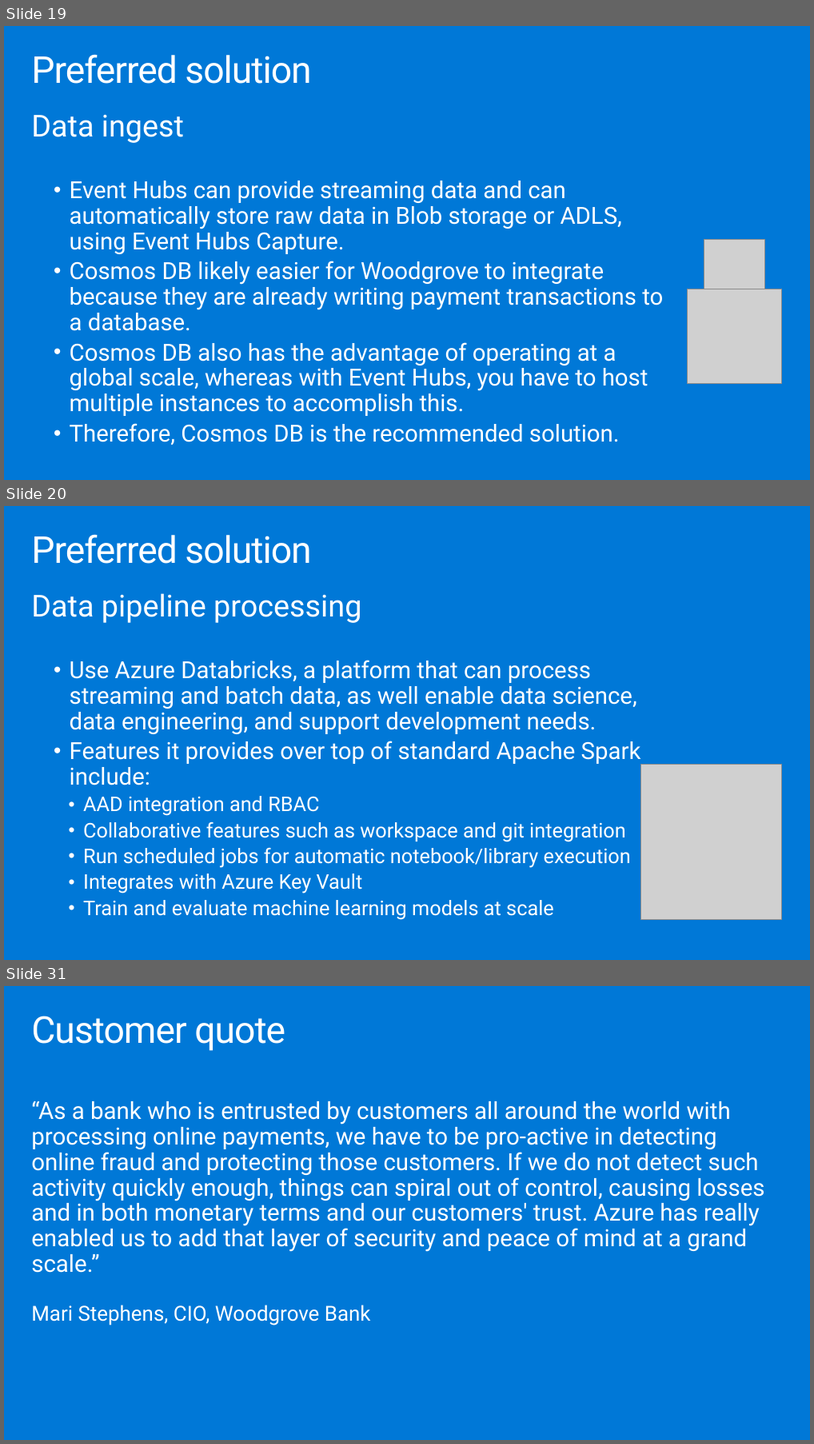
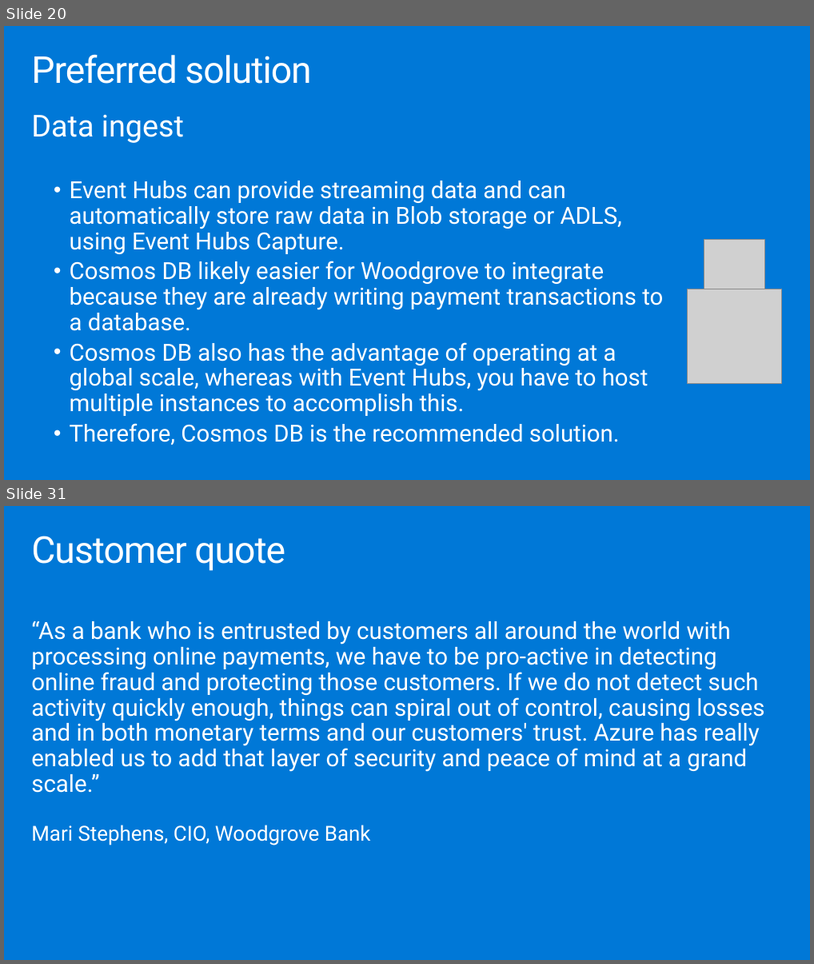
Before and after one commit to testjiho/innovative-fraud-detection, a slide deck: Whiteboard design session/WDS trainer presentation - Cosmos DB Real Time Advanced Analytics.pptx. Shown one above the other, each under a label of ours: slides 19, 20 and 31 before the commit, slides 20 and 31 after it; the slides between them are not shown. The pictures are 814x1444 and 814x964 pixels, drawn with LibreOffice and Linux fonts; fonts in the diff are those of the drawing; grey boxes stand for pictures. Boxes give left, top, right and bottom in pixels: in the first picture for what was removed or moved away, otherwise in the second. Text is boxed around its words. In the diff, an @@ line names an element or a change of style, - is before the commit and + after.

```diff
--- a/Whiteboard design session/WDS trainer presentation - Cosmos DB Real Time Advanced Analytics.pptx
+++ b/Whiteboard design session/WDS trainer presentation - Cosmos DB Real Time Advanced Analytics.pptx
@@ slide 20 removed at [4, 506, 810, 960], background #0078D7 @@
@@ title removed at [31, 534, 311, 564] @@
-Preferred solution
@@ text removed at [31, 593, 642, 920] @@
-Data pipeline processing
-  • Use Azure Databricks, a platform that can process streaming and batch data, as well enable data science, data engineering, and support development needs.
-  • Features it provides over top of standard Apache Spark include:
-    • AAD integration and RBAC
-    • Collaborative features such as workspace and git integration
-    • Run scheduled jobs for automatic notebook/library execution
-    • Integrates with Azure Key Vault
-    • Train and evaluate machine learning models at scale
@@ picture removed at [642, 764, 782, 919] @@
@@ what was slide 19 is now slide 20 @@
```
Also in this commit, not shown: 8 slides changed, 3 slides added, 2 other slides removed, 1 other file.
